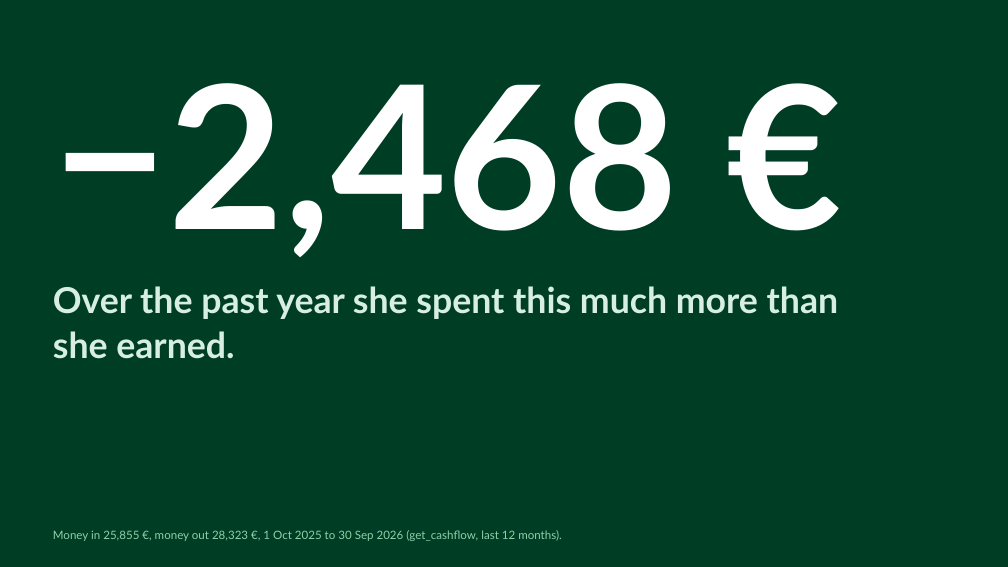
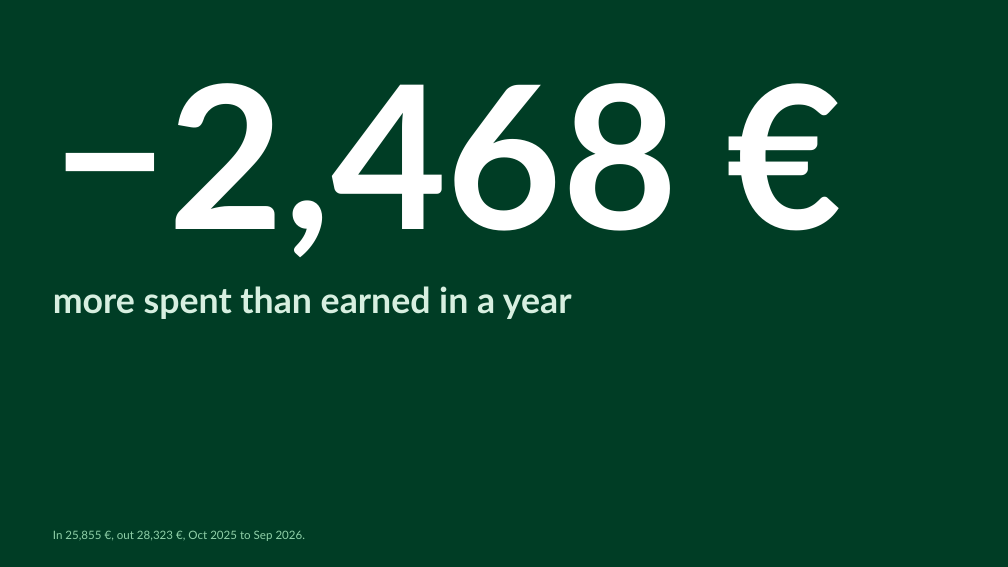
Before and after one commit to Asmoww/junction-s-pankki, a slide deck: slide 6 of docs/slides/S-Pankki-editorial.pptx. Drawn at 1008x567 pixels with LibreOffice and Linux fonts; fonts in the diff are those of the drawing. Boxes give left, top, right and bottom in pixels: in the first picture for what was removed or moved away, otherwise in the second. Text is boxed around its words. In the diff, an @@ line names an element or a change of style, - is before the commit and + after.

```diff
--- a/docs/slides/S-Pankki-editorial.pptx
+++ b/docs/slides/S-Pankki-editorial.pptx
@@ text at (53,286,572,319): text changed @@
-Over the past year she spent this much more than she earned.
+more spent than earned in a year
@@ text at (53,530,306,541): text changed @@
-Money in 25,855 €, money out 28,323 €, 1 Oct 2025 to 30 Sep 2026 (get_cashflow, last 12 months).
+In 25,855 €, out 28,323 €, Oct 2025 to Sep 2026.
```
Also in this commit, not shown: 8 other slides changed, 4 other files.
